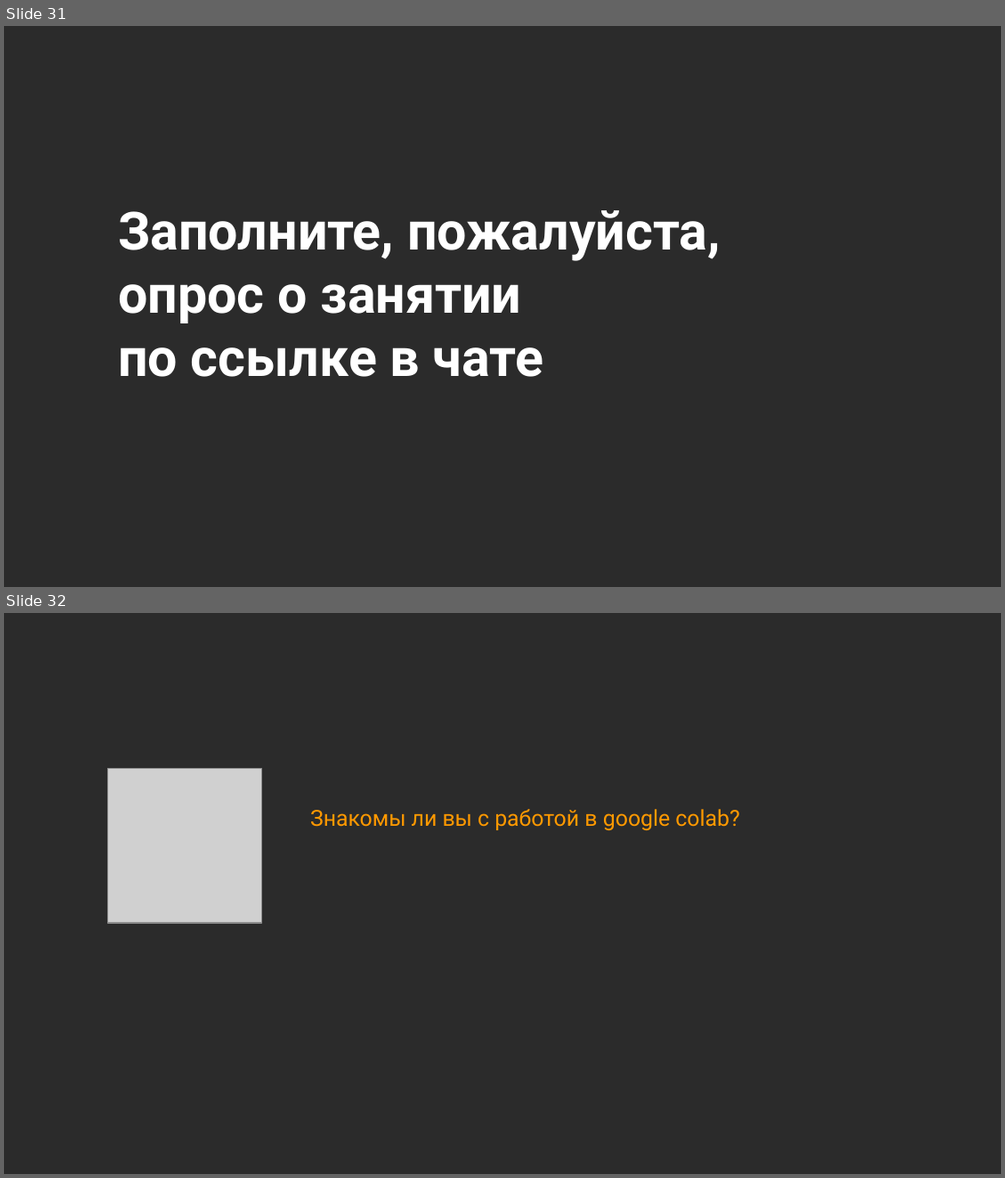
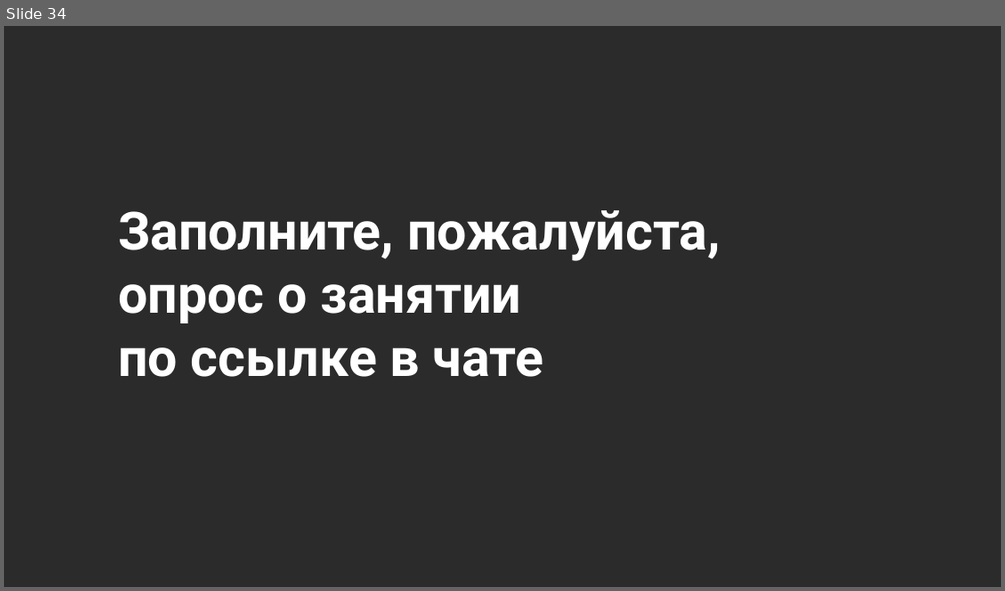
Before and after one commit to stureiko/Otus_lectures, a slide deck: RL/03 - Продвинутые темы Reinforcement Learning/03 - 02 Multiagent learning (MARL - DDPG)/MARL DDPG.pptx. Shown one above the other, each under a label of ours: slides 31 and 32 before the commit, slide 34 after it. The pictures are 1005x1178 and 1005x591 pixels, drawn with LibreOffice and Linux fonts; fonts in the diff are those of the drawing; grey boxes stand for pictures; background and template pictures are left out; a plain dark background stands for a picture behind light text. Boxes give left, top, right and bottom in pixels: in the first picture for what was removed or moved away, otherwise in the second. Text is boxed around its words. In the diff, an @@ line names an element or a change of style, - is before the commit and + after.

```diff
--- a/RL/03 - Продвинутые темы Reinforcement Learning/03 - 02 Multiagent learning (MARL - DDPG)/MARL DDPG.pptx
+++ b/RL/03 - Продвинутые темы Reinforcement Learning/03 - 02 Multiagent learning (MARL - DDPG)/MARL DDPG.pptx
@@ slide 32 removed at [4,613,1001,1174], background picture (left out) @@
@@ picture removed at [107,769,262,923] @@
@@ subtitle removed at [310,809,739,830] @@
-Знакомы ли вы с работой в google colab?
@@ what was slide 31 is now slide 34 @@
```
Also in this commit, not shown: 11 slides changed, 5 slides added, 2 other slides removed, 1 other file.
